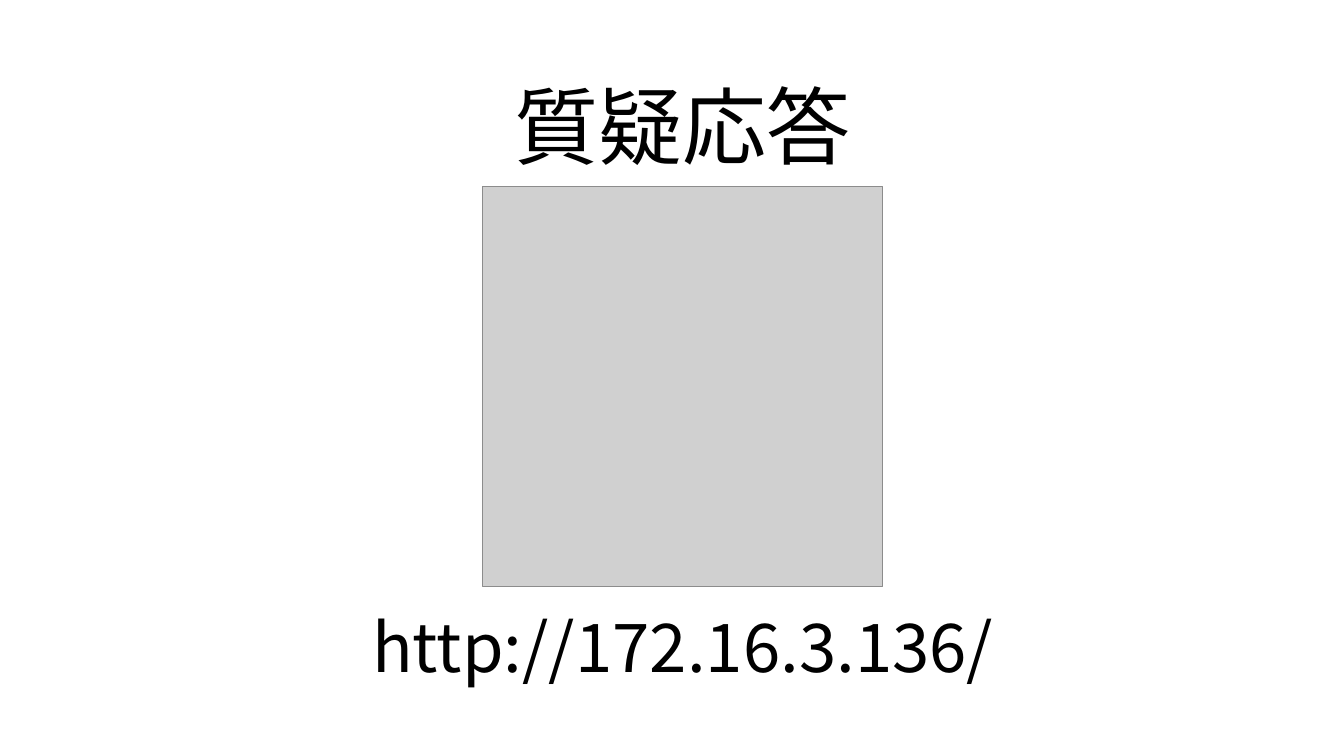
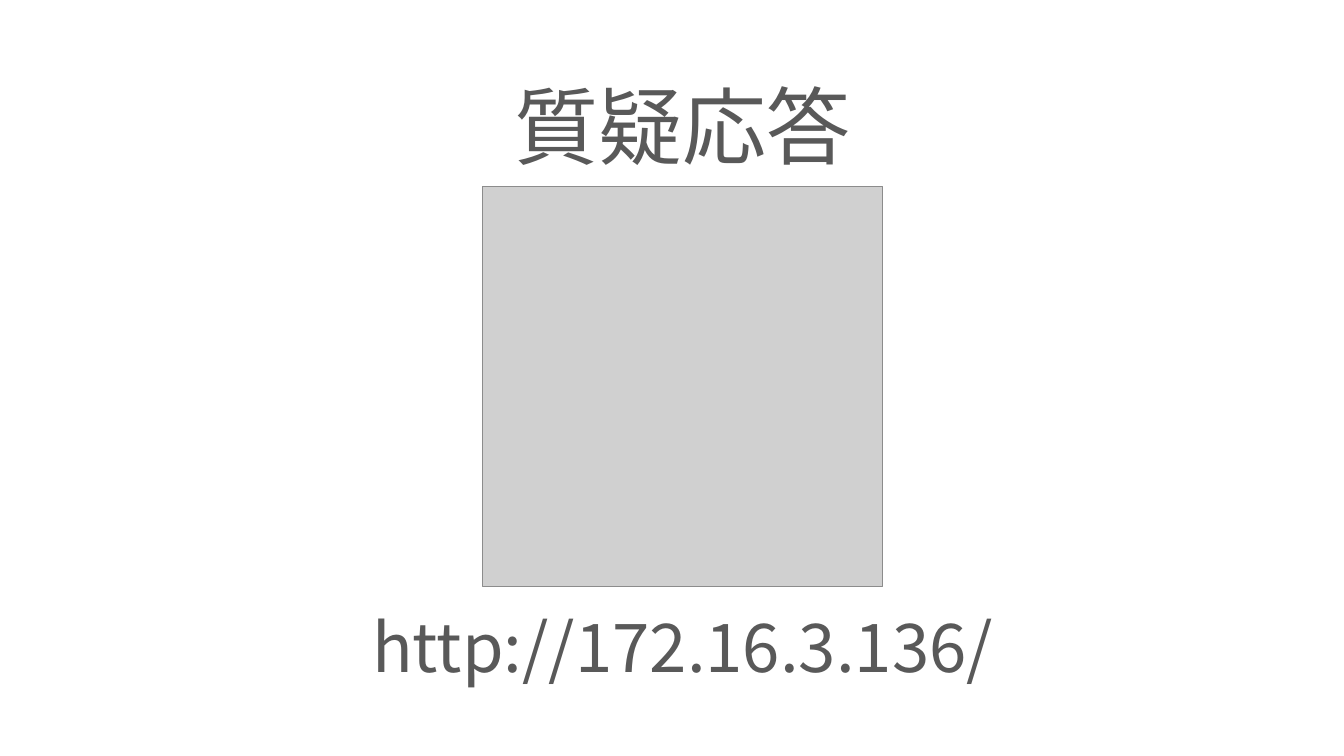
Before and after one commit to ivy239007/PG-, a slide deck: slide 9 of プレゼン資料.pptx. Drawn at 1344x756 pixels with LibreOffice and Linux fonts; fonts in the diff are those of the drawing; grey boxes stand for pictures; background and template pictures are left out. Boxes give left, top, right and bottom in pixels: in the first picture for what was removed or moved away, otherwise in the second. Text is boxed around its words. In the diff, an @@ line names an element or a change of style, - is before the commit and + after.

```diff
--- a/プレゼン資料.pptx
+++ b/プレゼン資料.pptx
@@ title "質疑応答" at [515, 86, 851, 165]: text colour #000000 to #595959 @@
@@ text "http://172.16.3.136/" at [372, 618, 993, 688]: text colour #000000 to #595959 @@
```
Also in this commit, not shown: 9 other slides changed.
